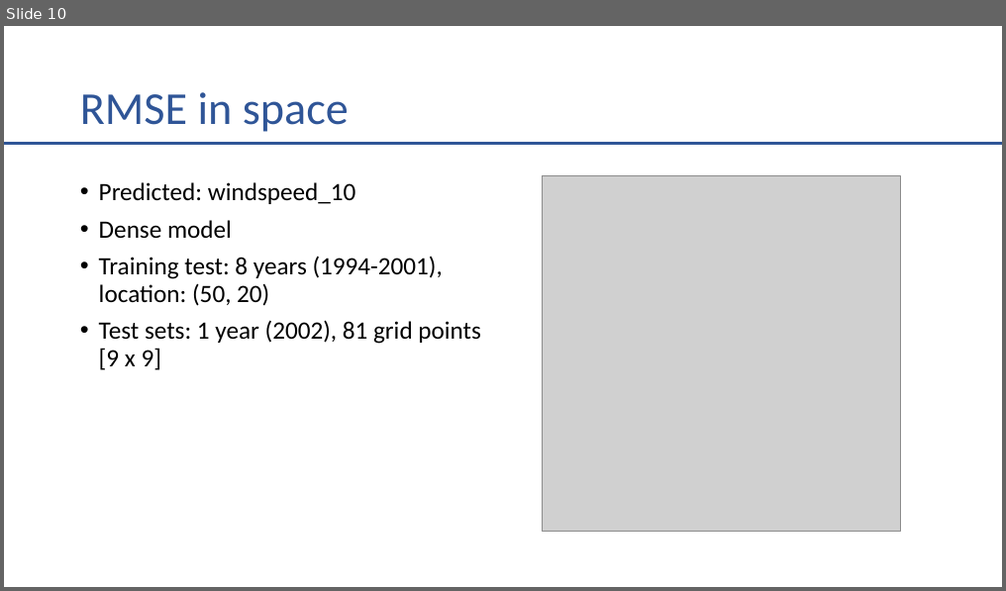
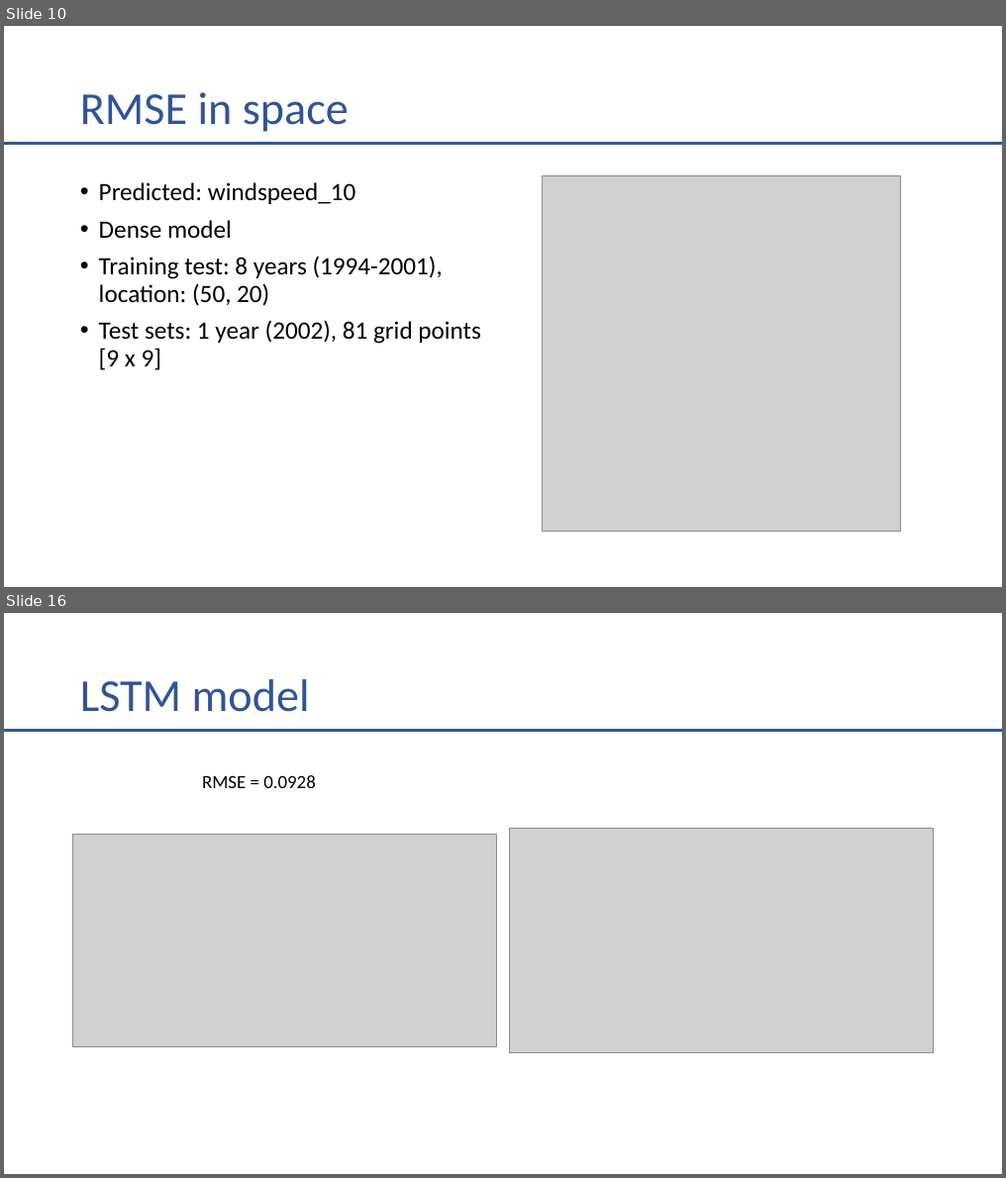
Before and after one commit to Rorjh/wind_forecasting, a slide deck: prezentacja_progres.pptx. Shown one above the other, each under a label of ours: slide 10 before the commit, slides 10 and 16 after it; the slides between them are not shown. The pictures are 1006x591 and 1006x1178 pixels, drawn with LibreOffice and Linux fonts; fonts in the diff are those of the drawing; grey boxes stand for pictures. Boxes give left, top, right and bottom in pixels: in the first picture for what was removed or moved away, otherwise in the second. Text is boxed around its words. In the diff, an @@ line names an element or a change of style, - is before the commit and + after.

Commit message:
Radiation models for different param

```diff
--- a/prezentacja_progres.pptx
+++ b/prezentacja_progres.pptx
@@ slide 16 added at (4,613,1002,1174), background #FFFFFF @@
@@ title added at (80,679,310,712), 44 pt, text #2F5597 @@
+LSTM model
@@ line added from (4, 731) to (1002, 731), #2F5597 3 pt @@
@@ text added at (202,775,316,788), 18 pt, text #000000 @@
+RMSE = 0.0928
@@ picture added at (73,834,497,1047) @@
@@ picture added at (509,828,934,1054) @@
```
Also in this commit, not shown: 5 other slides added, 1 other file.
